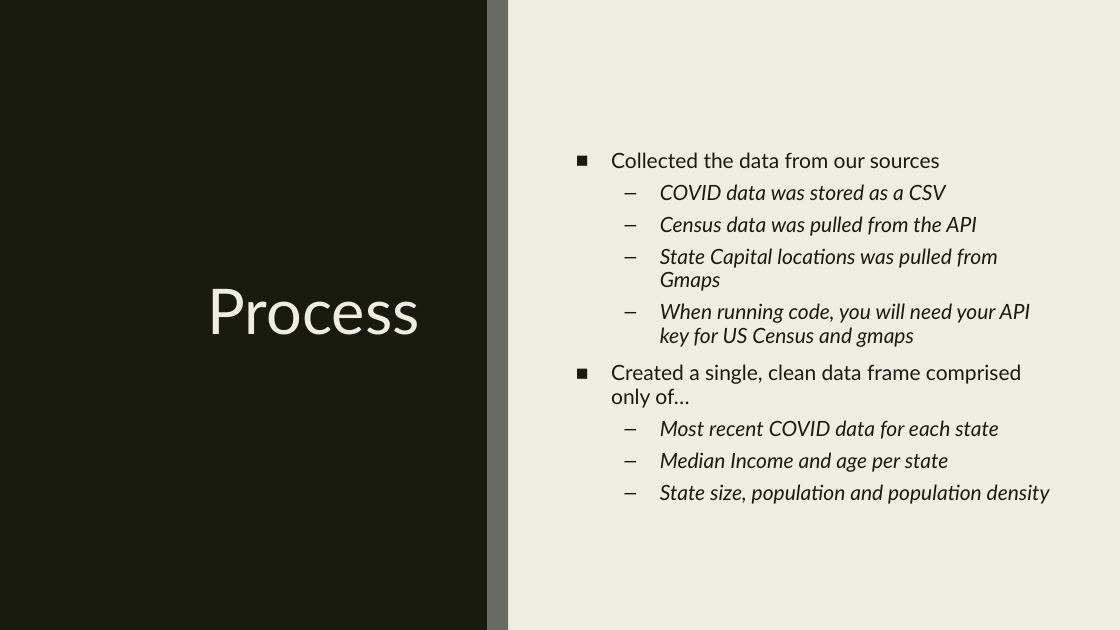
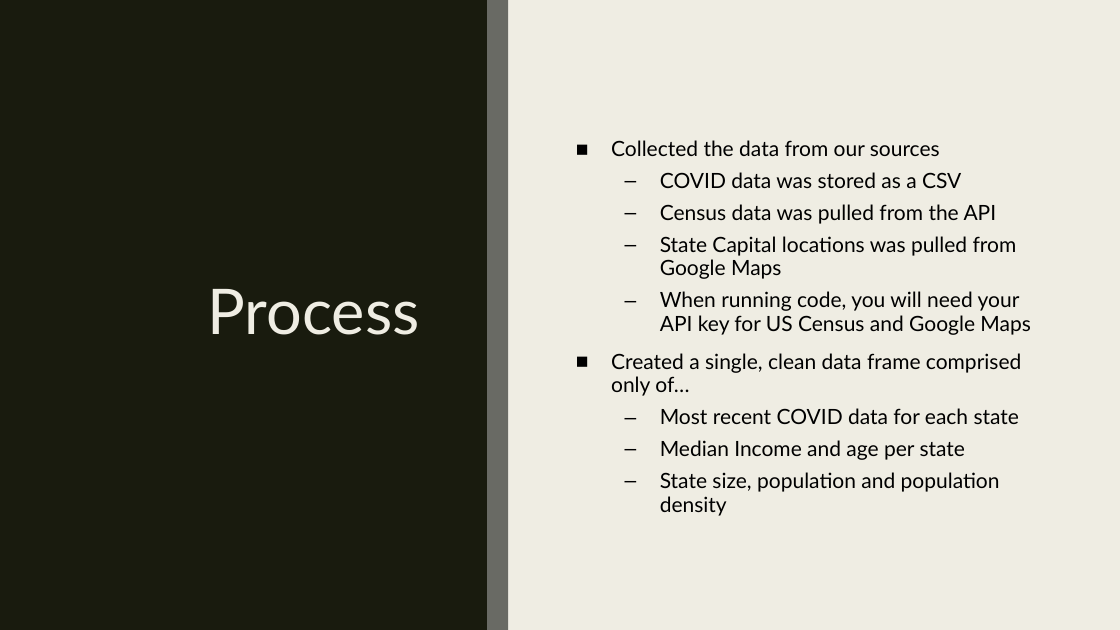
Before and after one commit to lcarbo/US_COVID_Project, a slide deck: slide 5 of COVID_Presentation.pptx. Drawn at 1120x630 pixels with LibreOffice and Linux fonts; fonts in the diff are those of the drawing. Boxes give left, top, right and bottom in pixels: in the first picture for what was removed or moved away, otherwise in the second. Text is boxed around its words. In the diff, an @@ line names an element or a change of style, - is before the commit and + after.

```diff
--- a/COVID_Presentation.pptx
+++ b/COVID_Presentation.pptx
@@ text at (x1=611, y1=140, x2=1021, y2=516): text colour #191B0E to #000000 in "Collected the data from our sources", "COVID data was stored as a CSV", "Census data was pulled from the API", "Created a single, clean data frame comprised ..." and 3 more places; italic off in "COVID data was stored as a CSV", "Census data was pulled from the API", "Most recent COVID data for each state", "Median Income and age per state" and 1 more places @@
@@ text at (x1=660, y1=236, x2=1030, y2=335): text changed; text colour #191B0E to #000000; italic off @@
-  – State Capital locations was pulled from Gmaps
-  – When running code, you will need your API key for US Census and gmaps
+  – State Capital locations was pulled from Google Maps
+  – When running code, you will need your API key for US Census and Google Maps
```
Also in this commit, not shown: 7 other slides changed, 1 slide added.
